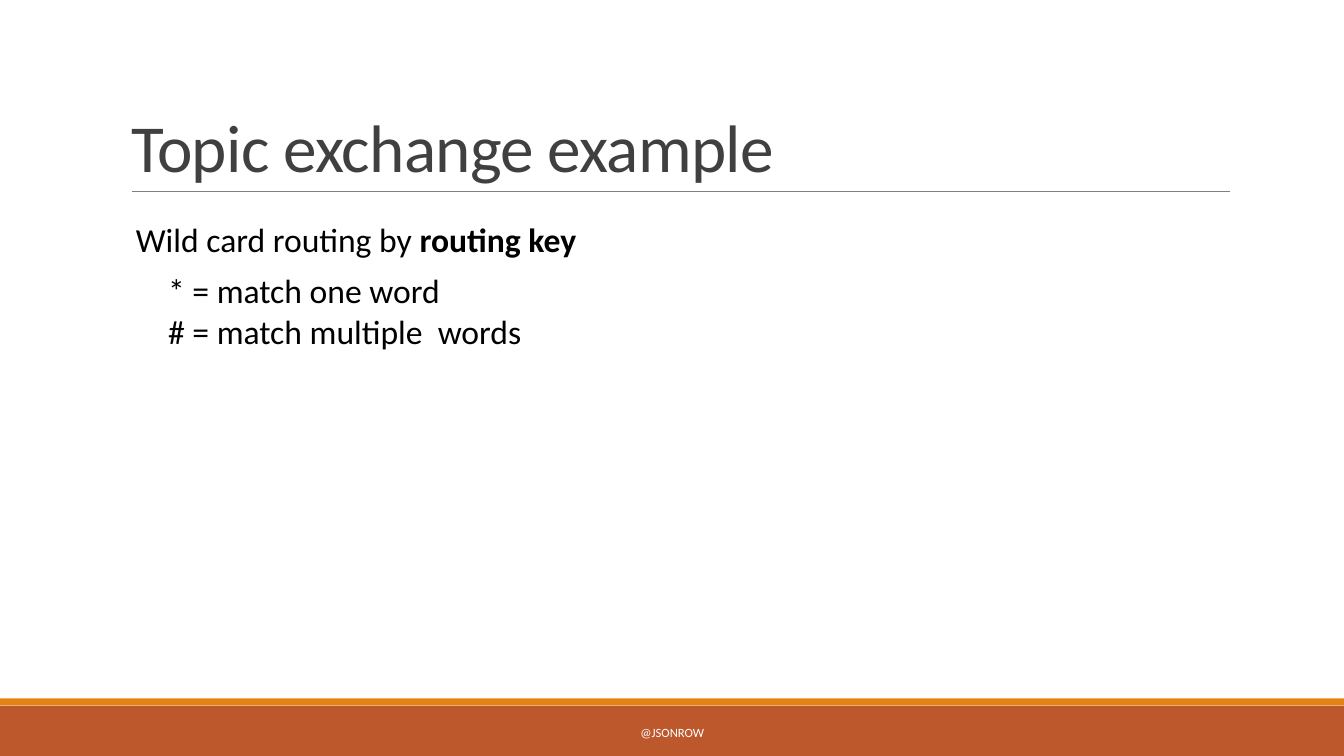
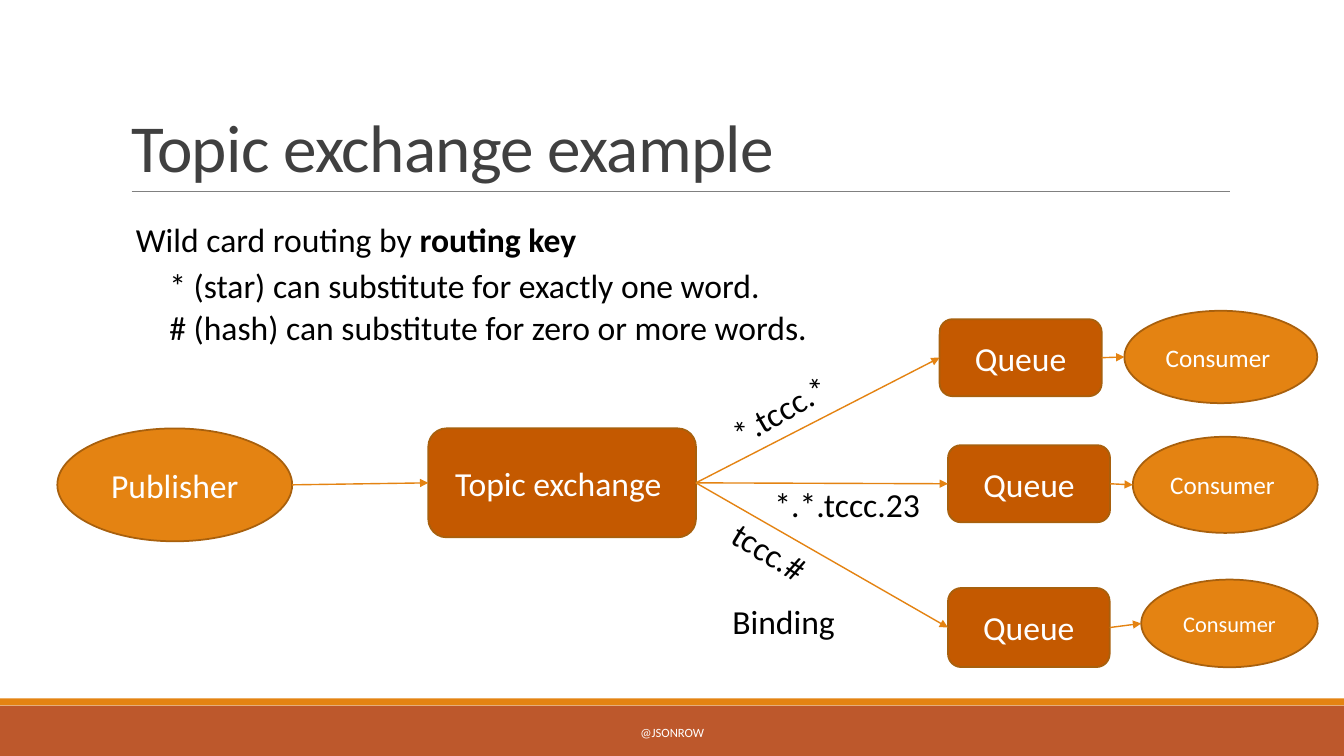
Before and after one commit to JasonRowe/TCCC23, a slide deck: slide 12 of Microservice_plumbing_with_RabbitMQ.pptx. Drawn at 1344x756 pixels with LibreOffice and Linux fonts; fonts in the diff are those of the drawing. Boxes give left, top, right and bottom in pixels: in the first picture for what was removed or moved away, otherwise in the second. Text is boxed around its words. In the diff, an @@ line names an element or a change of style, - is before the commit and + after.

Commit message:
Add docker example

```diff
--- a/Microservice_plumbing_with_RabbitMQ.pptx
+++ b/Microservice_plumbing_with_RabbitMQ.pptx
@@ text at <box>194,273,760,304</box>: text changed @@
-* = match one word
+* (star) can substitute for exactly one word.
@@ text added at <box>714,294,958,463</box>, 24 pt, text #000000 @@
+*.tccc.*
@@ text at <box>194,315,807,345</box>: text changed @@
-# = match multiple words
+# (hash) can substitute for zero or more words.
@@ rounded rectangle added at <box>940,320,1102,396</box>, fill #C45900, outline #A9610D 1.25 pt, 24 pt, text #FFFFFF @@
+Queue
@@ ellipse added at <box>1124,311,1317,403</box>, fill #E48312, outline #A9610D 1.25 pt, 18 pt, text #FFFFFF @@
+Consumer
@@ arrow added from (696, 483) to (940, 358), #E48312 1 pt @@
@@ arrow added from (1102, 358) to (1124, 357), #E48312 1 pt @@
@@ ellipse added at <box>57,429,292,541</box>, fill #E48312, outline #A9610D 1.25 pt, 24 pt, text #FFFFFF @@
+Publisher
@@ rounded rectangle added at <box>429,429,696,537</box>, fill #C45900, outline #A9610D 1.25 pt, 24 pt, text #FFFFFF @@
+Topic exchange
@@ rounded rectangle added at <box>948,446,1110,523</box>, fill #C45900, outline #A9610D 1.25 pt, 24 pt, text #FFFFFF @@
+Queue
@@ ellipse added at <box>1133,437,1318,532</box>, fill #E48312, outline #A9610D 1.25 pt, 18 pt, text #FFFFFF @@
+Consumer
@@ arrow added from (292, 485) to (429, 483), #E48312 1 pt @@
@@ arrow added from (696, 483) to (948, 484), #E48312 1 pt @@
@@ arrow added from (696, 483) to (948, 628), #E48312 1 pt @@
@@ text added at <box>714,504,956,678</box>, 24 pt, text #000000 @@
+tccc.#
@@ text added at <box>774,493,920,518</box>, 24 pt, text #000000 @@
+*.*.tccc.23
@@ arrow added from (1110, 484) to (1133, 485), #E48312 1 pt @@
@@ rounded rectangle added at <box>948,588,1109,667</box>, fill #C45900, outline #A9610D 1.25 pt, 24 pt, text #FFFFFF @@
+Queue
@@ ellipse added at <box>1141,580,1318,667</box>, fill #E48312, outline #A9610D 1.25 pt, 16 pt, text #FFFFFF @@
+Consumer
@@ text added at <box>732,610,834,640</box>, 24 pt, text #000000 @@
+Binding
@@ arrow added from (1110, 628) to (1141, 624), #E48312 1 pt @@
```
Also in this commit, not shown: 4 other slides changed, 1 slide removed, 5 other files.
